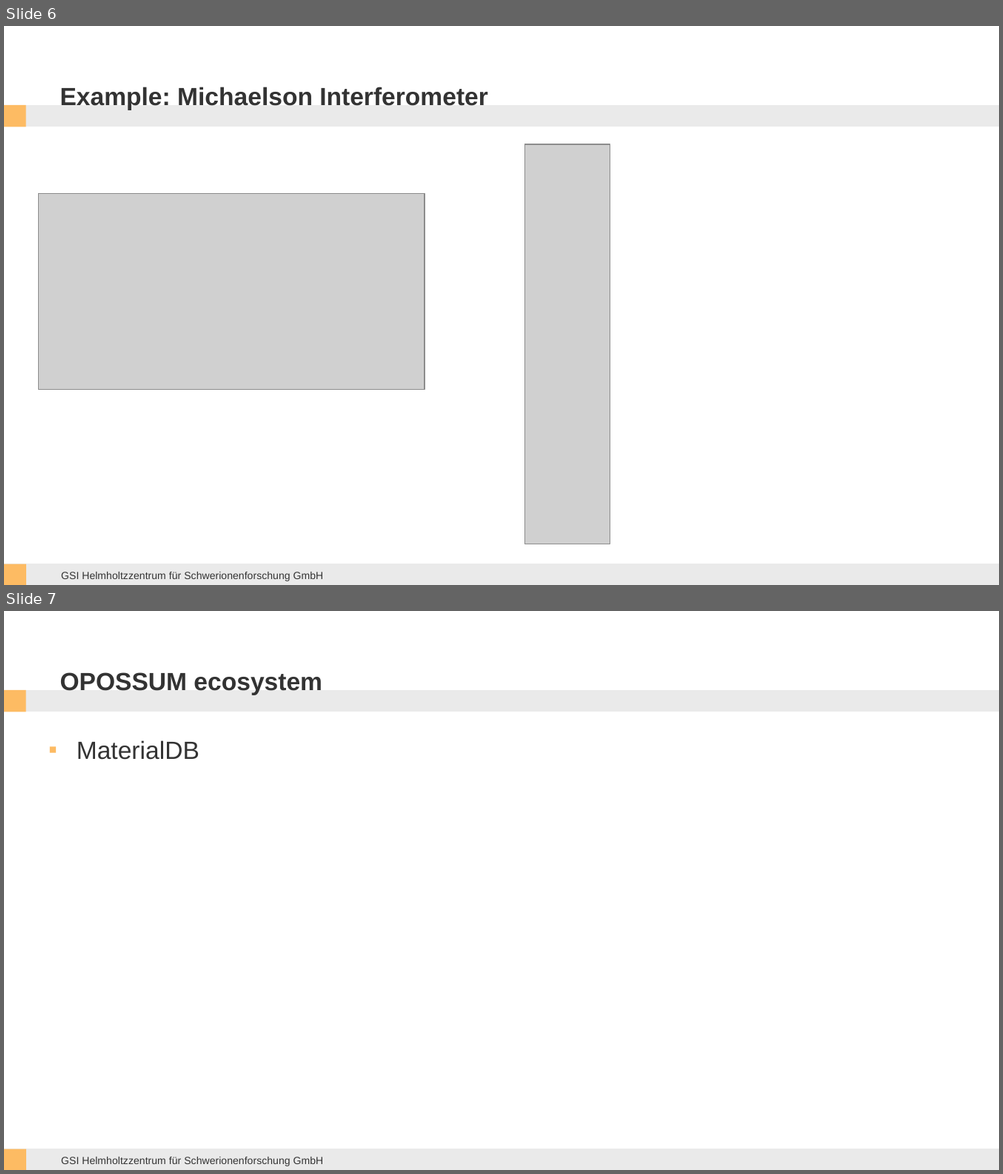
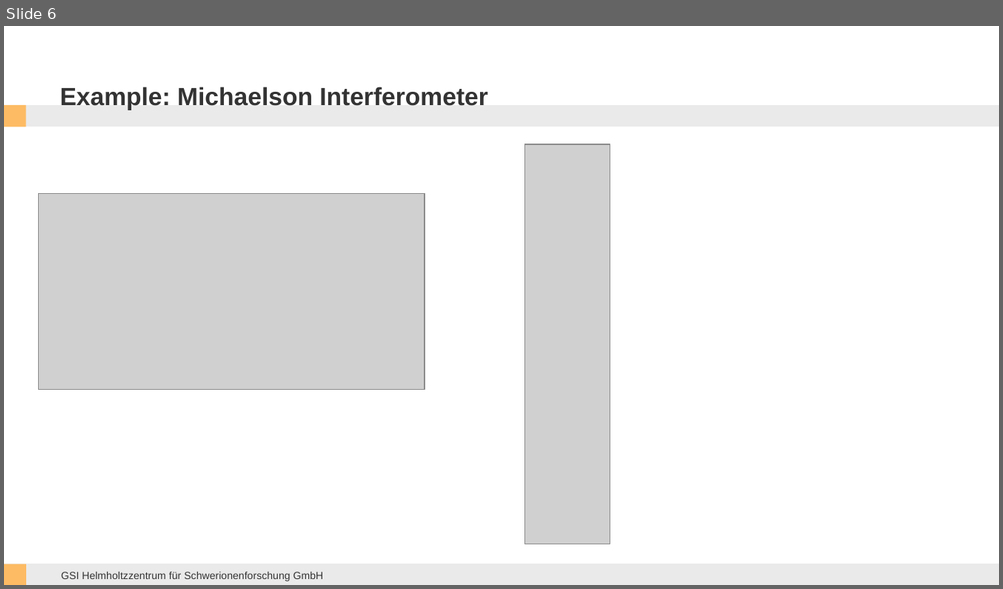
Before and after one commit to opossum-labs/opossum, a slide deck: book/OPOSSUM THRILL Workshop 2023.pptx. Shown one above the other, each under a label of ours: slides 6 and 7 before the commit, slide 6 after it. The pictures are 1003x1174 and 1003x589 pixels, drawn with LibreOffice and Linux fonts; fonts in the diff are those of the drawing; grey boxes stand for pictures; background and template pictures are left out. Boxes give left, top, right and bottom in pixels: in the first picture for what was removed or moved away, otherwise in the second. Text is boxed around its words. In the diff, an @@ line names an element or a change of style, - is before the commit and + after.

```diff
--- a/book/OPOSSUM THRILL Workshop 2023.pptx
+++ b/book/OPOSSUM THRILL Workshop 2023.pptx
@@ slide 7 removed at <box>4,611,999,1170</box>, background #FFFFFF; not listed: 5 template elements that a slide beside it also shows @@
@@ title removed at <box>60,672,322,695</box> @@
-OPOSSUM ecosystem
@@ text removed at <box>77,741,199,760</box> @@
-▪ MaterialDB
```
Also in this commit, not shown: 4 slides changed, 1 slide added.
